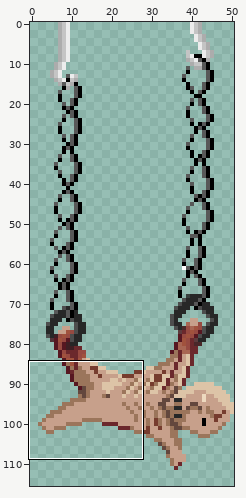
Sprite sheet -- Content/characters/SCP-1016-ru/SCP-1016-RU_anim_calm.5.png. The first picture is a wide view before the edit; the outline marks the close-up.
Close-up. Before the edit:
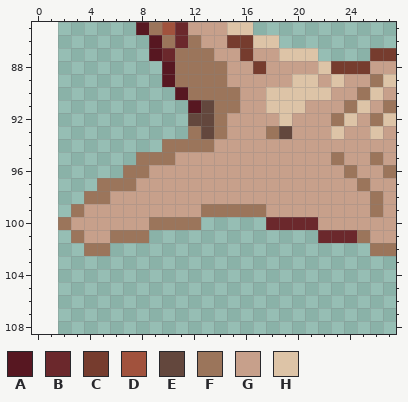
The file is 49x114 pixels. Shown: x 0..27, y 85..108. The old version is drawn lined up with the new one, on the new canvas. The wide view leaves out empty margins.
Palette (. is transparent): A #571721  B #6b282c  C #763c2e  D #a1523d  E #63473d  F #9b755b  G #c7a08b  H #ddc4a7
Pixels before, first column x 2:
 85 ......AFDBGGGHH...........
 86 .......AFBFGGCCHH.........
 87 .......ABFFFGGCGGHHH....CC
 88 ........AFFFFGGCGGGGHCCCGG
 89 ........AFFFFGGGGGHHGHGGFH
 90 .........AFFFFGGHHHHHGGFHG
 91 ..........AEFFGGHHHGGGFHGF
 92 ..........EEFGGGGHGGGFHGFH
 93 ..........FEFGGGFEGGGHGGHG
 94 ........FFFFGGGGGGGGGGGGGG
 95 ......FFFGGGGGGGGGGGGFGGFG
 96 .....FFGGGGGGGGGGGGGGGFGGF
 97 ...FFFGGGGGGGGGGGGGGGGGFGG
 98 ..FFGGGGGGGGGGGGGGGGGGGGFG
 99 .FGGGGGGGGGFFFFFGGGGGGGGFG
100 FGGGGGGFFFF.....BBBBGGGGGG
101 .FGGFFF.............BBBFGG
102 ..FF....................FF
Now the later version:
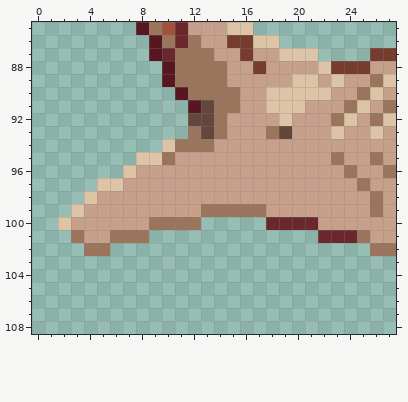
What changed:
canvas 49x114 -> 51x119, the old top-left corner now at 2,0
Changed rows in their new state; - is an unchanged pixel.
first column x 2:
 94 --------H
 95 ------HH-
 96 -----HG--
 97 ---HHG---
 98 --HG-----
 99 -H-------
100 H--------
Changed places in both close-ups, as pixel boxes (x1, y1, x2, y2):
changed: (58, 139, 175, 230)
